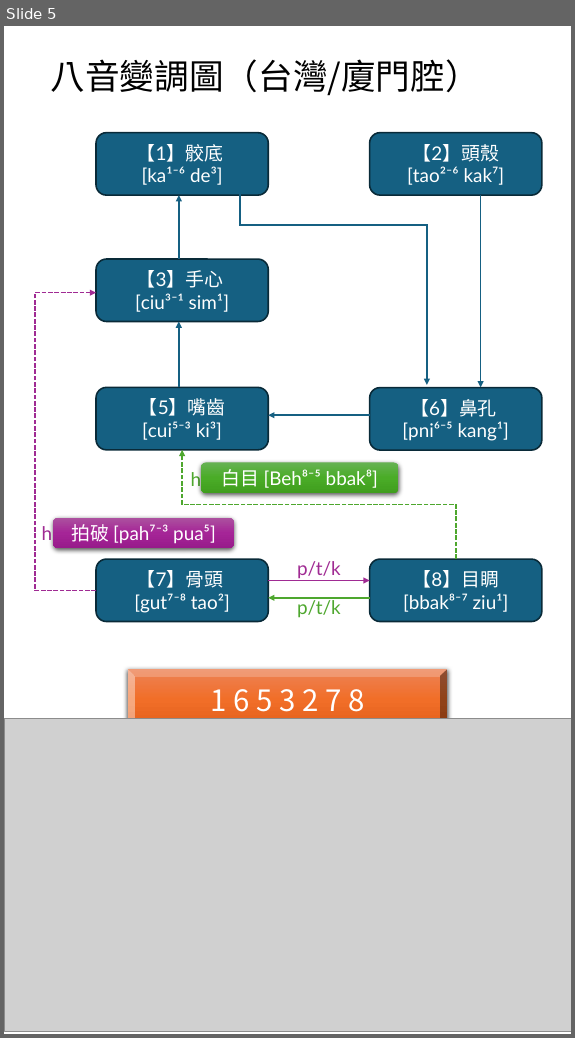
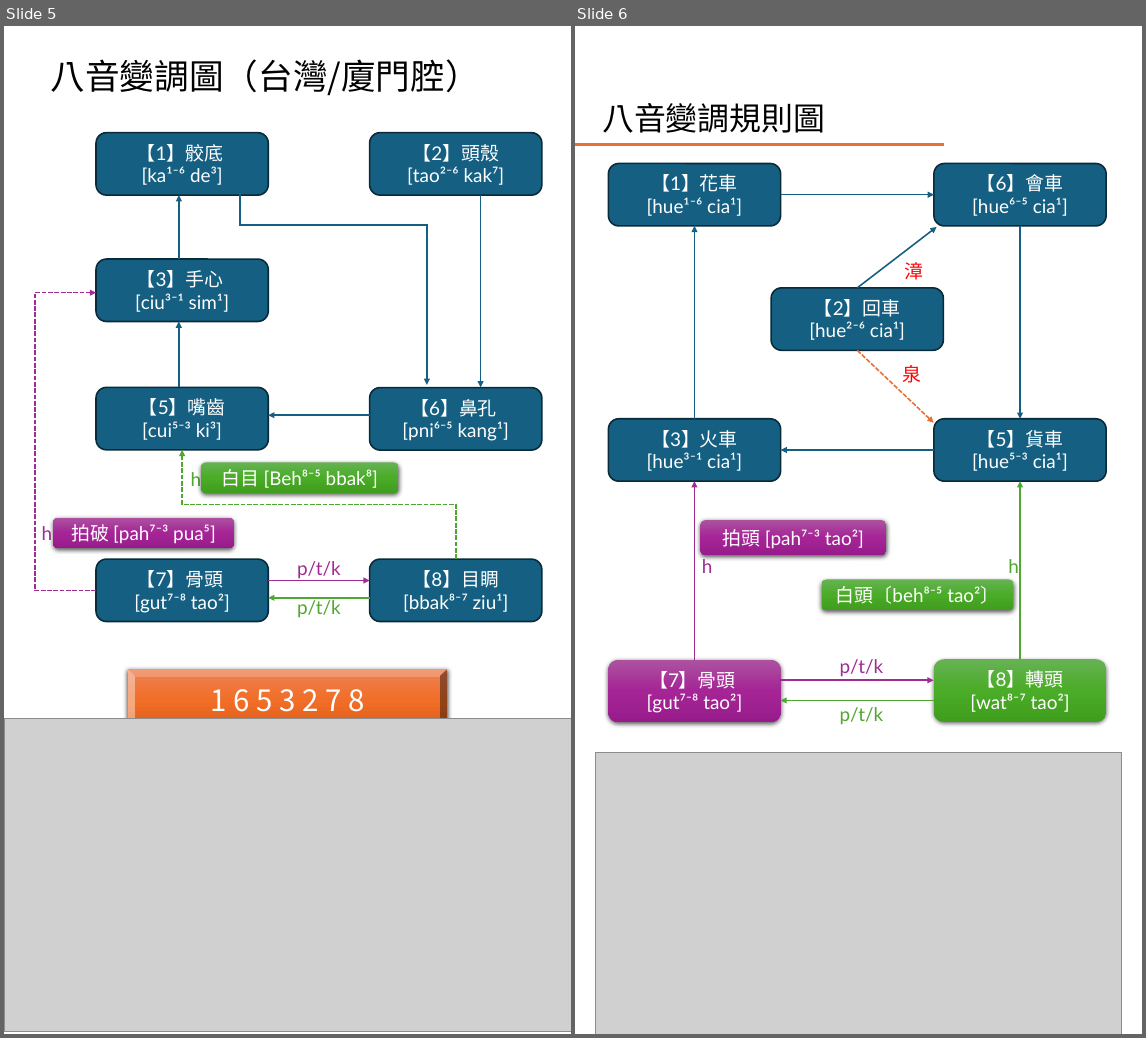
Before and after one commit to AlanJui/Piau-Im, a slide deck: Documents/閩拼方案/閩拼聲調與變調.pptx. Shown side by side, each under a label of ours: slide 5 before the commit, slides 5 and 6 after it. The pictures are 575x1038 and 1146x1038 pixels, drawn with LibreOffice and Linux fonts; fonts in the diff are those of the drawing; grey boxes stand for pictures. Boxes give left, top, right and bottom in pixels: in the first picture for what was removed or moved away, otherwise in the second. Text is boxed around its words. In the diff, an @@ line names an element or a change of style, - is before the commit and + after.

```diff
--- a/Documents/閩拼方案/閩拼聲調與變調.pptx
+++ b/Documents/閩拼方案/閩拼聲調與變調.pptx
@@ slide 6 added at box(575, 26, 1142, 1034), background #FFFFFF @@
@@ title added at box(602, 103, 825, 133), 30.4 pt, text #000000 @@
+八音變調規則圖
@@ line added from (575, 145) to (942, 145), #0F9ED5 2 pt @@
@@ rounded rectangle added at box(608, 164, 781, 226), fill #156082, outline #092A39 1.5 pt, 18 pt, text #FFFFFF @@
+【1】花車
+[hue¹⁻⁶ cia¹]
@@ rounded rectangle added at box(934, 164, 1106, 226), fill #156082, outline #092A39 1.5 pt, 18 pt, text #FFFFFF @@
+【6】會車
+[hue⁶⁻⁵ cia¹]
@@ arrow added from (781, 195) to (934, 195), #156082 1.5 pt @@
@@ arrow added from (694, 419) to (694, 226), #156082 1.5 pt @@
@@ arrow added from (857, 288) to (936, 227), #156082 1.5 pt @@
@@ arrow added from (1020, 226) to (1020, 419), #156082 1.5 pt @@
@@ text added at box(904, 262, 923, 280), 18 pt, text #FF0000 @@
+漳
@@ rounded rectangle added at box(771, 288, 943, 350), fill #156082, outline #092A39 1.5 pt, 18 pt, text #FFFFFF @@
+【2】回車
+[hue²⁻⁶ cia¹]
@@ arrow added from (857, 350) to (934, 423), #E97132 1.5 pt dashed @@
@@ text added at box(903, 365, 922, 383), 18 pt, text #FF0000 @@
+泉
@@ rounded rectangle added at box(608, 419, 781, 482), fill #156082, outline #092A39 1.5 pt, 18 pt, text #FFFFFF @@
+【3】火車
+[hue³⁻¹ cia¹]
@@ rounded rectangle added at box(934, 419, 1106, 482), fill #156082, outline #092A39 1.5 pt, 18 pt, text #FFFFFF @@
+【5】貨車
+[hue⁵⁻³ cia¹]
@@ arrow added from (934, 450) to (781, 450), #156082 1.5 pt @@
@@ arrow added from (694, 660) to (694, 481), #A02B93 1.5 pt @@
@@ arrow added from (1020, 660) to (1020, 481), #4EA72E 1.5 pt @@
@@ rounded rectangle added at box(700, 520, 886, 555), fill gradient #AC53A0 to #A62598 to #991C8B, 18 pt, text #FFFFFF @@
+拍頭 [pah⁷⁻³ tao²]
@@ text added at box(702, 556, 713, 573), 18 pt, text #A02B93 @@
+h
@@ text added at box(1008, 559, 1019, 573), 18 pt, text #4EA72E @@
+h
@@ rounded rectangle added at box(821, 579, 1013, 610), fill gradient #66B354 to #4BAD28 to #409F1E, 18 pt, text #FFFFFF @@
+白頭〔beh⁸⁻⁵ tao²〕
@@ rounded rectangle added at box(608, 660, 781, 722), fill gradient #AC53A0 to #A62598 to #991C8B, 18 pt, text #FFFFFF @@
+【7】骨頭
+[gut⁷⁻⁸ tao²]
@@ arrow added from (779, 680) to (934, 680), #A02B93 1.5 pt @@
@@ text added at box(840, 659, 884, 677), 18 pt, text #A02B93 @@
+p/t/k
@@ rounded rectangle added at box(934, 660, 1106, 722), fill gradient #66B354 to #4BAD28 to #409F1E, 18 pt, text #FFFFFF @@
+【8】轉頭
+[wat⁸⁻⁷ tao²]
@@ arrow added from (936, 700) to (781, 700), #4EA72E 1.5 pt @@
@@ text added at box(840, 707, 884, 725), 18 pt, text #4EA72E @@
+p/t/k
@@ picture added at box(595, 753, 1121, 1034) @@
```
Also in this commit, not shown: 1 slide changed, 3 other slides added, 19 other files.
